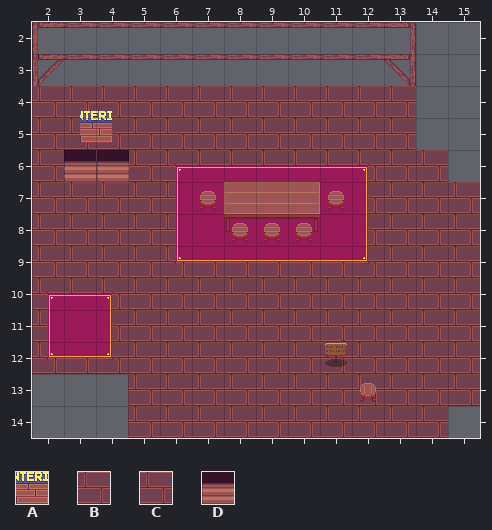
Tiled map, stored at shopup.tmx. That is the earlier state.
Cells are 32x32 px. Shown: x 2..15, y 2..14.
Key: from "Tileset_Interior Wood_Gnomenli": A 18, B 69, C 71, D 174.
_ is an empty cell, # one hidden under a higher layer.
Objects are placed by their top-left corner, in cells (3,4 is the top-left corner of cell 3,4); size is 1x1 cell unless given.
Layers that did not change in this view are not listed.
Layer "Land" before, first column x 2:
 2 ______________
 3 ______________
 4 BBBBCCCCCCCC__
 5 BBBBCCCCCCCC__
 6 #BB#BBBBBBBBC_
 7 ####B#####BBCC
 8 BBBBB#####BBCC
 9 BBBBBBBBBBBBBB
10 BBBBBBBBBBBBBB
11 B_BBBBBBBBBBBB
12 BBBBBBBBBBBBBB
13 ___BBBBBBBBBBB
14 ___BBBBBBBBBB_
Objects on layer "Start" before:
A at 3.5,4.8
Objects on layer "Doors" before:
D at 4,6
D at 3,6
New version:
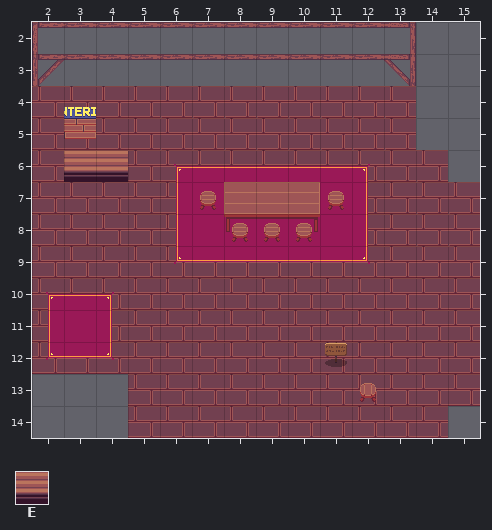
Further tiles: from "Tileset_Interior Wood_Gnomenli": E 158.
Change:
Layer "Land":
y 6: x 3..4 BB -> EE
Layer "Start":
changed: A at 3.5,4.8 -> A at 3,4.7
Layer "Doors":
removed: D at 4,6
removed: D at 3,6
